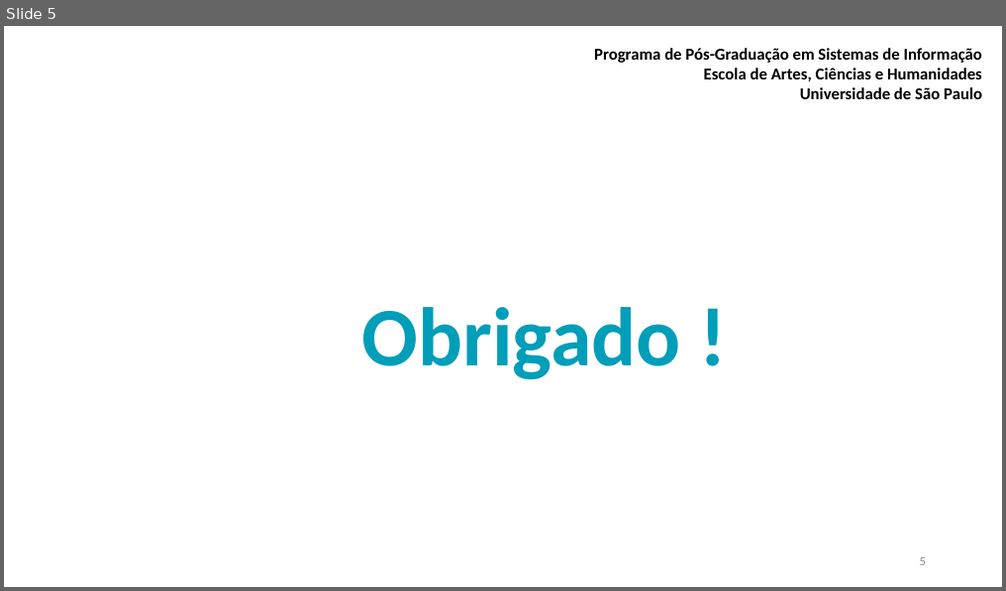
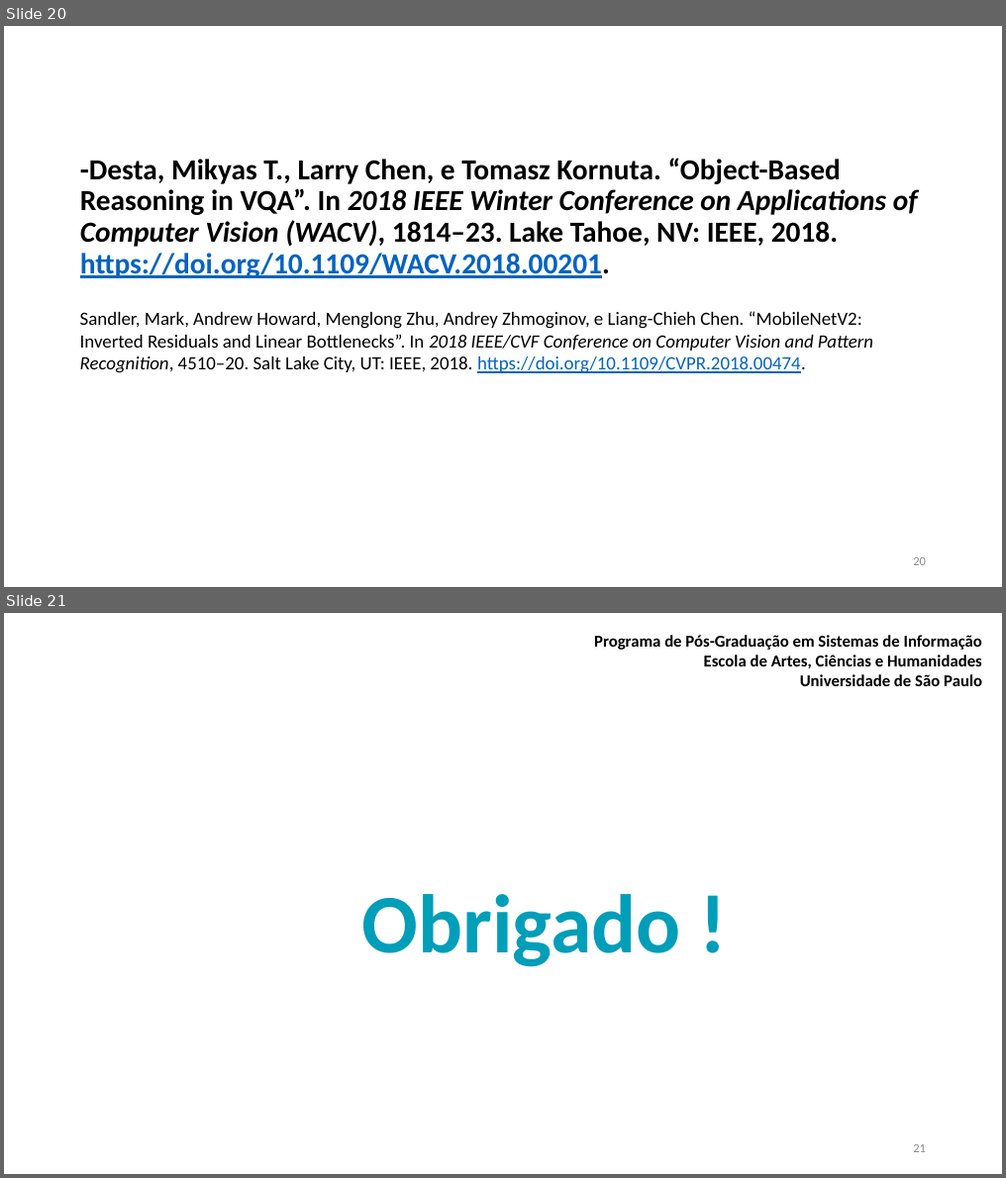
Before and after one commit to MarceloSabris/Clver1, a slide deck: apresentacao/apresentacao.pptx. Shown one above the other, each under a label of ours: slide 5 before the commit, slides 20 and 21 after it. The pictures are 1006x591 and 1006x1178 pixels, drawn with LibreOffice and Linux fonts; fonts in the diff are those of the drawing; background and template pictures are left out. Boxes give left, top, right and bottom in pixels: in the first picture for what was removed or moved away, otherwise in the second. Text is boxed around its words. In the diff, an @@ line names an element or a change of style, - is before the commit and + after.

```diff
--- a/apresentacao/apresentacao.pptx
+++ b/apresentacao/apresentacao.pptx
@@ slide 20 added at (4,26,1002,587), background #FFFFFF @@
@@ title added at (21,26,921,81), 40 pt, text #FFFFFF, bold @@
+Referencia
@@ text added at (80,158,918,278), 28 pt, text #000000, bold @@
+-Desta, Mikyas T., Larry Chen, e Tomasz Kornuta. “Object-Based Reasoning in VQA”. In 2018 IEEE Winter Conference on Applications of Computer Vision (WACV), 1814–23. Lake Tahoe, NV: IEEE, 2018. https://doi.org/10.1109/WACV.2018.00201.
@@ text added at (80,311,873,373), 18 pt, text #000000 @@
+Sandler, Mark, Andrew Howard, Menglong Zhu, Andrey Zhmoginov, e Liang-Chieh Chen. “MobileNetV2: Inverted Residuals and Linear Bottlenecks”. In 2018 IEEE/CVF Conference on Computer Vision and Pattern Recognition, 4510–20. Salt Lake City, UT: IEEE, 2018. https://doi.org/10.1109/CVPR.2018.00474.
@@ page number added at (913,558,926,566), 12 pt, text #8C8C8C @@
+20
@@ what was slide 5 is now slide 21 @@
@@ page number at (913,1145,926,1153): text changed @@
-5
+21
```
Also in this commit, not shown: 2 slides changed, 16 other slides added, 1 slide removed, 10 other files.
